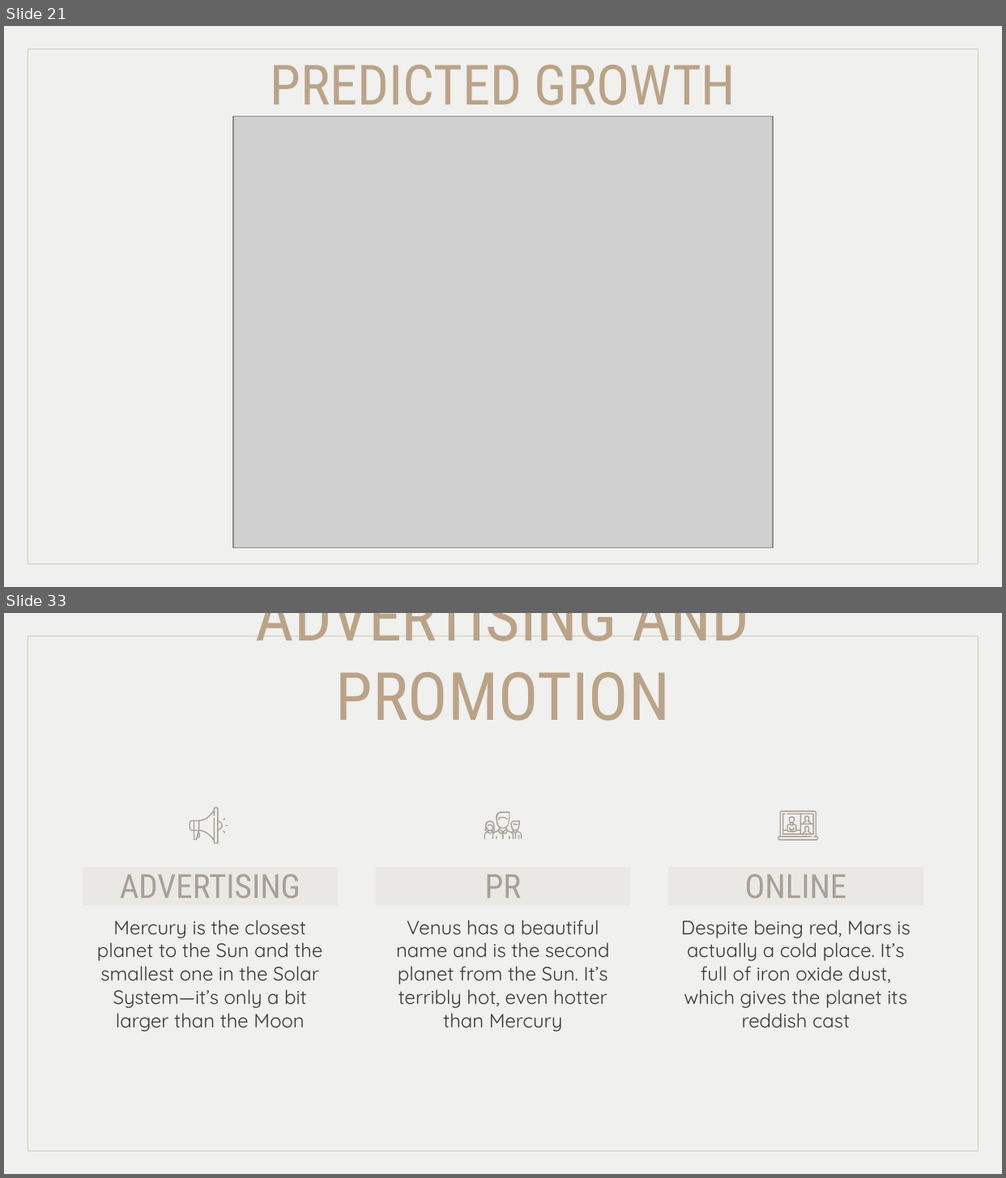
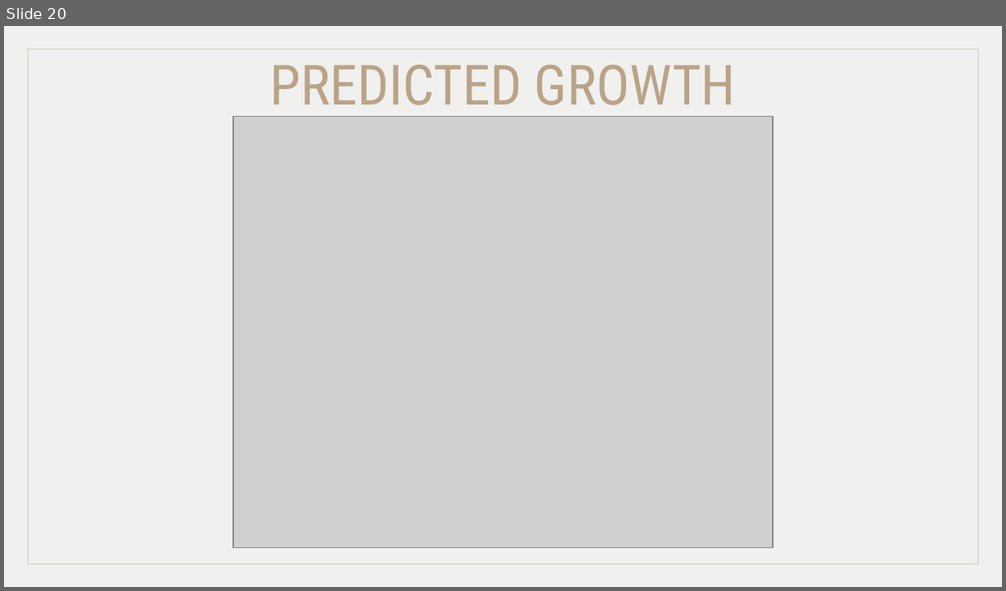
Before and after one commit to MiraPhilip12/Graduation_Project_ESLSCA, a slide deck: Milestone 5/Milestone5_Testing&Evaluation.pptx. Shown one above the other, each under a label of ours: slides 21 and 33 before the commit, slide 20 after it; the slides between them are not shown. The pictures are 1006x1178 and 1006x591 pixels, drawn with LibreOffice and Linux fonts; fonts in the diff are those of the drawing; grey boxes stand for pictures. Boxes give left, top, right and bottom in pixels: in the first picture for what was removed or moved away, otherwise in the second. Text is boxed around its words. In the diff, an @@ line names an element or a change of style, - is before the commit and + after.

```diff
--- a/Milestone 5/Milestone5_Testing&Evaluation.pptx
+++ b/Milestone 5/Milestone5_Testing&Evaluation.pptx
@@ slide 33 removed at box(4, 613, 1002, 1174), background #F0F0EE; not listed: 1 template element that a slide beside it also shows @@
@@ title removed at box(256, 613, 750, 721) @@
-ADVERTISING AND PROMOTION
@@ group removed at box(189, 807, 228, 845): 4 freeform shapes @@
@@ freeform shape removed at box(778, 811, 818, 841) @@
@@ freeform shape removed at box(782, 814, 814, 836) @@
@@ group removed at box(484, 811, 522, 841): 6 freeform shapes @@
@@ subtitle removed at box(83, 867, 339, 905) @@
-ADVERTISING
@@ subtitle removed at box(375, 867, 631, 905) @@
-PR
@@ subtitle removed at box(669, 867, 924, 905) @@
-ONLINE
@@ subtitle removed at box(97, 920, 322, 1032) @@
-Mercury is the closest planet to the Sun and the smallest one in the Solar System—it’s only a bit larger than the Moon
@@ subtitle removed at box(396, 920, 610, 1032) @@
-Venus has a beautiful name and is the second planet from the Sun. It’s terribly hot, even hotter than Mercury
@@ subtitle removed at box(681, 920, 910, 1028) @@
-Despite being red, Mars is actually a cold place. It’s full of iron oxide dust, which gives the planet its reddish cast
@@ what was slide 21 is now slide 20 @@
```
Also in this commit, not shown: 5 slides changed, 24 other slides removed, 2 other files.
